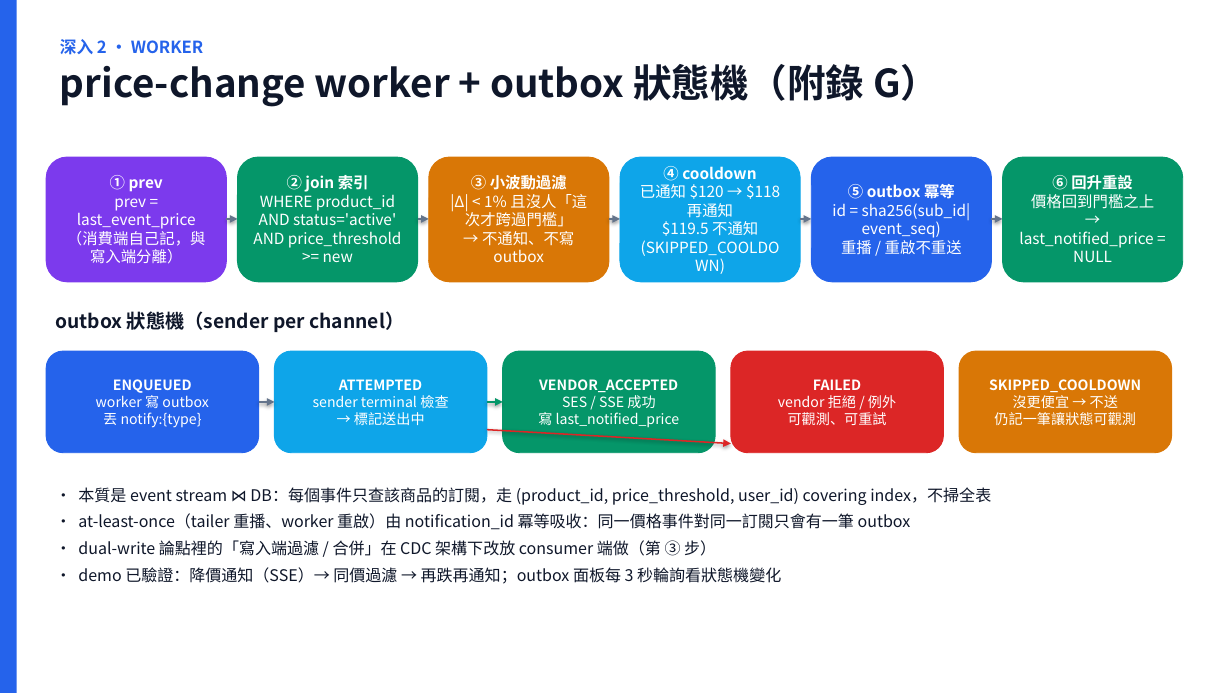
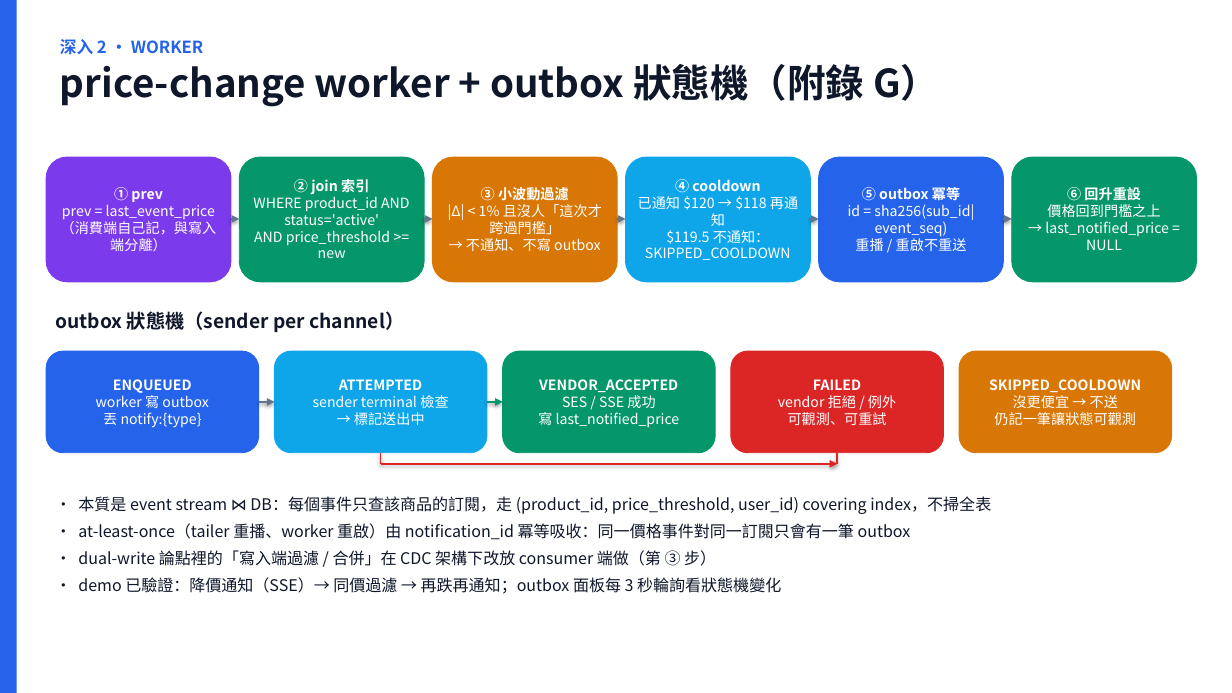
Before and after one commit to scolley31/system-design-demo, a slide deck: slide 14 of Amazon price tracking service/Amazon_Price_Tracking_Service.pptx. Drawn at 1232x693 pixels with LibreOffice and Linux fonts; fonts in the diff are those of the drawing. Boxes give left, top, right and bottom in pixels: in the first picture for what was removed or moved away, otherwise in the second. Text is boxed around its words. In the diff, an @@ line names an element or a change of style, - is before the commit and + after.

```diff
--- a/Amazon price tracking service/Amazon_Price_Tracking_Service.pptx
+++ b/Amazon price tracking service/Amazon_Price_Tracking_Service.pptx
@@ rounded rectangle "① prev" resized from (x1=46, y1=157, x2=226, y2=282) to (x1=46, y1=157, x2=231, y2=282) @@
@@ rounded rectangle "② join 索引" resized from (x1=238, y1=157, x2=418, y2=282) to (x1=239, y1=157, x2=424, y2=282) @@
@@ rounded rectangle "③ 小波動過濾" resized from (x1=429, y1=157, x2=609, y2=282) to (x1=433, y1=157, x2=617, y2=282) @@
@@ rounded rectangle "④ cooldown" resized from (x1=620, y1=157, x2=800, y2=282) to (x1=626, y1=157, x2=811, y2=282) @@
@@ text in rounded rectangle at (x1=638, y1=179, x2=798, y2=226): size 12 to 11 pt in "④ cooldown", "已通知 $120 → $118 再通知" @@
@@ rounded rectangle "⑤ outbox 冪等" resized from (x1=811, y1=157, x2=992, y2=282) to (x1=819, y1=157, x2=1004, y2=282) @@
@@ size 12 to 11 pt in 5 elements at (x1=46, y1=157, x2=231, y2=282), (x1=239, y1=157, x2=424, y2=282), (x1=433, y1=157, x2=617, y2=282), (x1=819, y1=157, x2=1004, y2=282), (x1=1012, y1=157, x2=1197, y2=282) @@
@@ rounded rectangle "⑥ 回升重設" resized from (x1=1003, y1=157, x2=1183, y2=282) to (x1=1012, y1=157, x2=1197, y2=282) @@
@@ arrow moved from (226, 219) - (238, 219) to (231, 219) - (239, 219) @@
@@ arrow moved from (418, 219) - (429, 219) to (424, 219) - (433, 219) @@
@@ text in rounded rectangle at (x1=645, y1=230, x2=791, y2=260): text changed; size 12 to 11 pt @@
-$119.5 不通知 (SKIPPED_COOLDOWN)
+$119.5 不通知：
+SKIPPED_COOLDOWN
@@ 3 arrows moved together from (x1=609, y1=219, x2=1003, y2=219) to (x1=617, y1=219, x2=1012, y2=219) @@
@@ arrow moved from (487, 430) - (731, 444) to (381, 464) - (837, 464) @@
@@ line added from (381, 453) to (381, 464), #DC2626 1.2 pt @@
@@ line added from (837, 464) to (837, 453), #DC2626 1.2 pt @@
@@ text "• 本質是 event stream ⋈ ..." moved from (x1=78, y1=487, x2=991, y2=584) to (x1=78, y1=496, x2=991, y2=594) @@
```
Also in this commit, not shown: 5 other slides changed, 2 other files.
